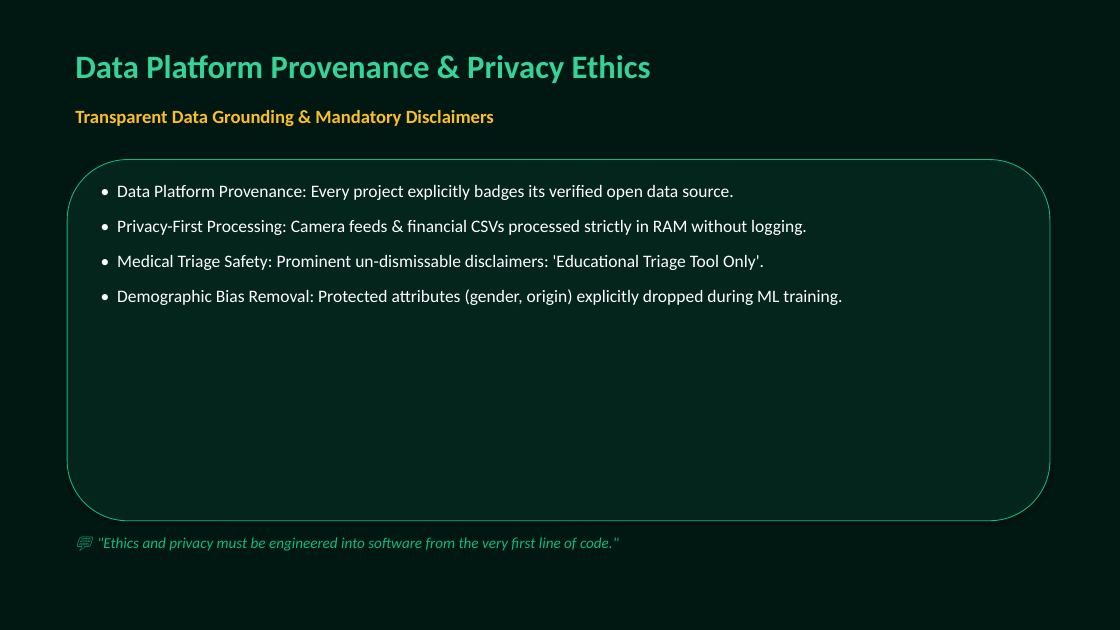
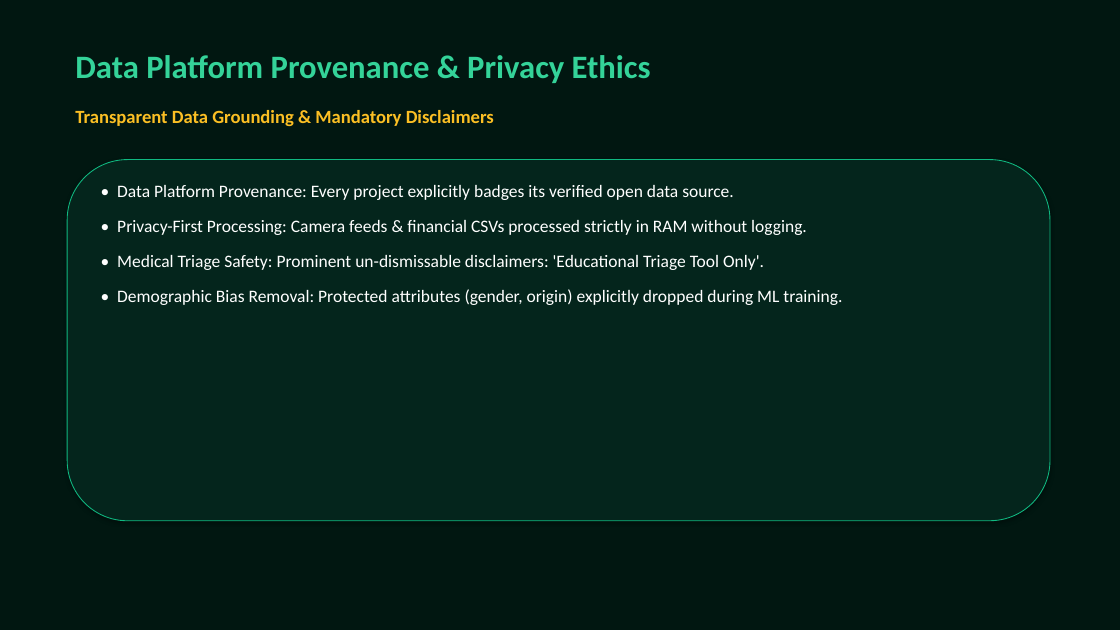
Before and after one commit to ishansharma16012007-bot/3hr-promptwars, a slide deck: slide 18 of antigravity_presentation.pptx. Drawn at 1120x630 pixels with LibreOffice and Linux fonts; fonts in the diff are those of the drawing. Boxes give left, top, right and bottom in pixels: in the first picture for what was removed or moved away, otherwise in the second. Text is boxed around its words. In the diff, an @@ line names an element or a change of style, - is before the commit and + after.

```diff
--- a/antigravity_presentation.pptx
+++ b/antigravity_presentation.pptx
@@ text removed at (97,537,619,551) @@
-💬 "Ethics and privacy must be engineered into software from the very first line of code."
```
Also in this commit, not shown: 19 other slides changed, 3 other files.
